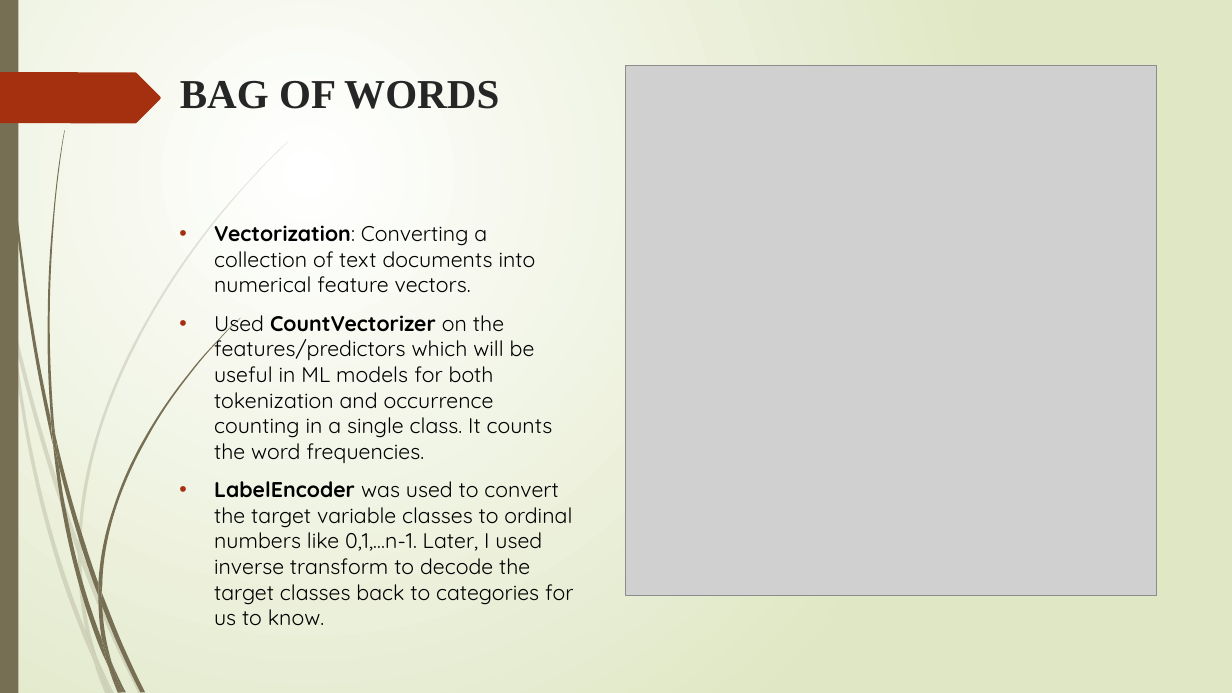
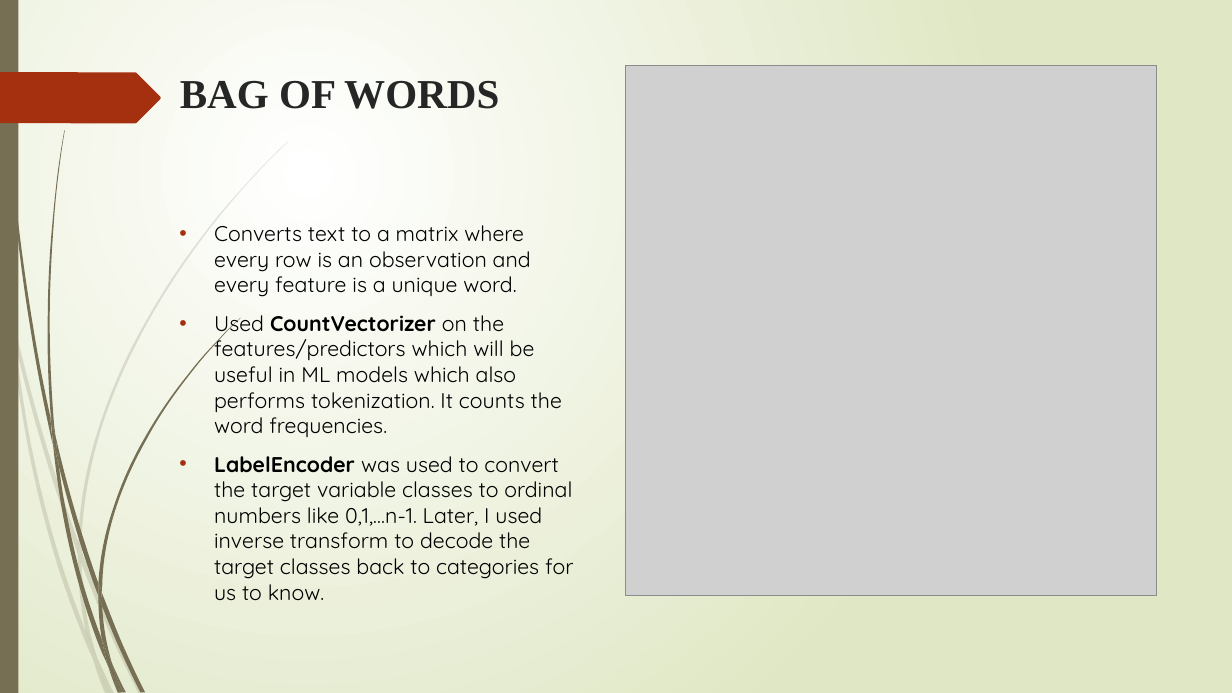
Before and after one commit to Ravi19911992/Springboard-Capstone-2, a slide deck: slide 9 of Capstone_Project_2_ppt.pptx. Drawn at 1232x693 pixels with LibreOffice and Linux fonts; fonts in the diff are those of the drawing; grey boxes stand for pictures. Boxes give left, top, right and bottom in pixels: in the first picture for what was removed or moved away, otherwise in the second. Text is boxed around its words. In the diff, an @@ line names an element or a change of style, - is before the commit and + after.

```diff
--- a/Capstone_Project_2_ppt.pptx
+++ b/Capstone_Project_2_ppt.pptx
@@ text at bbox=[214, 225, 562, 437]: text changed @@
-• Vectorization: Converting a collection of text documents into numerical feature vectors.
-• Used CountVectorizer on the features/predictors which will be useful in ML models for both tokenization and occurrence counting in a single class. It counts the word frequencies.
+• Converts text to a matrix where every row is an observation and every feature is a unique word.
+• Used CountVectorizer on the features/predictors which will be useful in ML models which also performs tokenization. It counts the word frequencies.
```
Also in this commit, not shown: 5 other slides changed.
